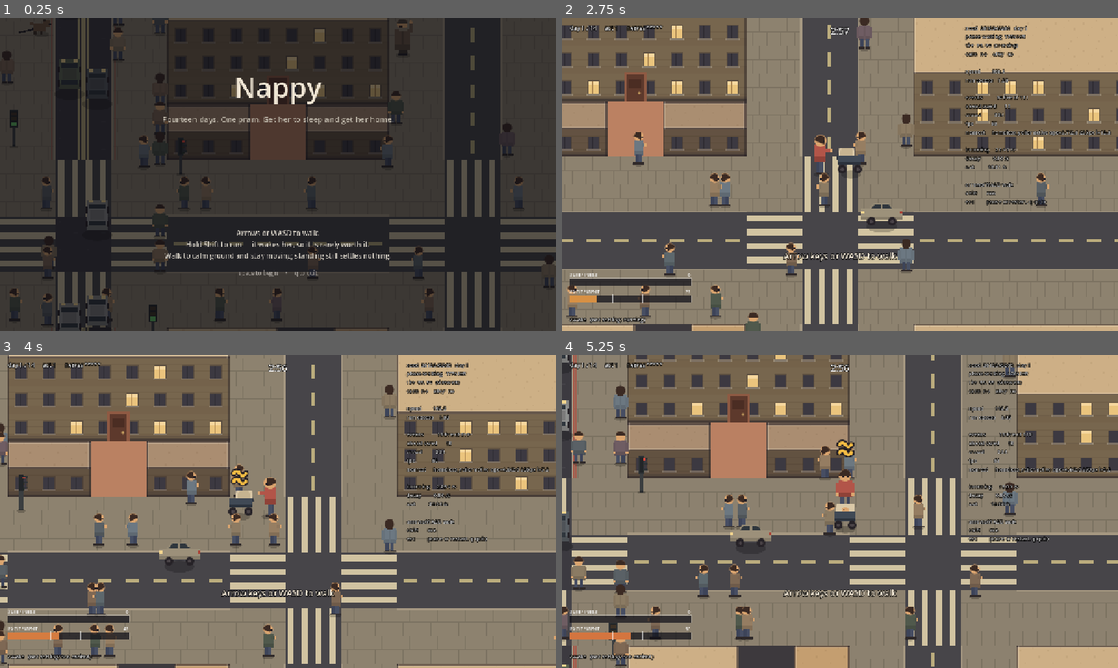
Above: before the commit, frames 1-4 (two rows, left to right).
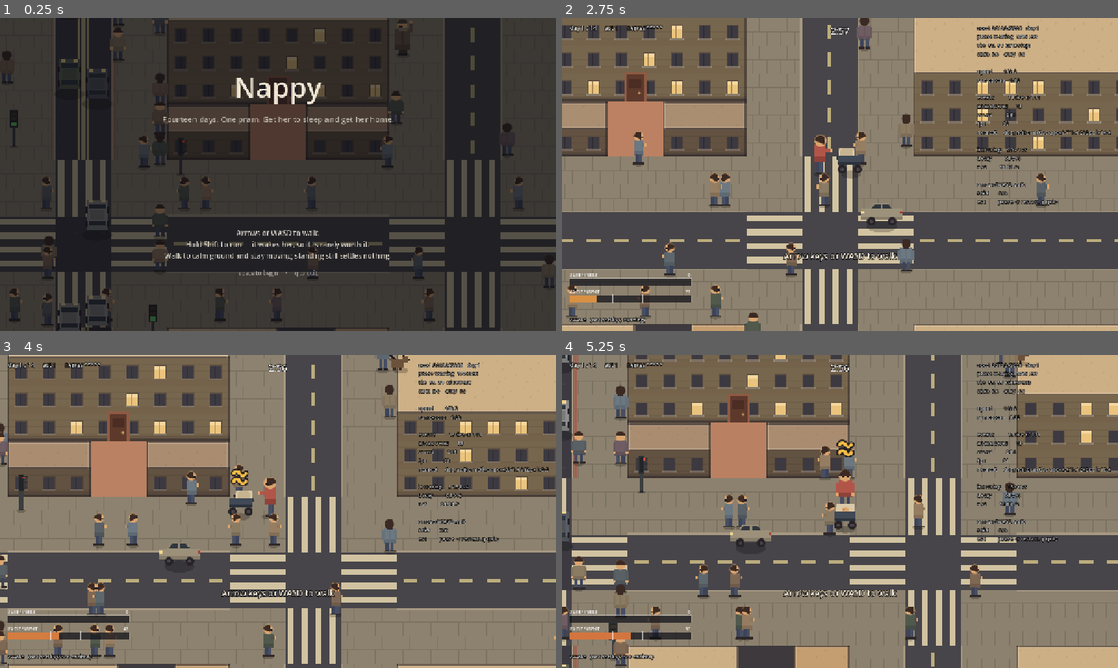
Above: after the commit, the same moments.

Repository: JosuaKrause/nappy
Game: Godot game, scene res://scenes/main.tscn
The game is run twice, just before and just after one commit, with the same random seed, the same clock (stepped at 60 frames per second) and the same inputs.
Inputs (mouse positions are in pixels of both pictures, inside the frame that each line leads up to):
- Up to frame 1 (0.25 s): no input
- Up to frame 2 (2.75 s): tap Enter (ui_accept) at 0.5, 0.77 s; move the mouse to (962, 158) at 0.52 s; hold Right (move_right) 0.53-1.25 s; hold Shift (run) 0.53-1.25 s; click (962, 158) at 0.67 s; drag from (728, 190) to (812, 237) at 1.27 s; move the mouse to (895, 105) at 2.02 s; hold Right (move_right) from 2.03 s (still down); hold Shift (run) from 2.03 s (still down)
- Up to frame 3 (4 s): release Right (move_right) at 2.75 s; release Shift (run) at 2.75 s; drag from (250, 574) to (111, 464) at 2.77 s; move the mouse to (444, 558) at 3.52 s; hold Left (move_left) from 3.53 s (still down); hold Shift (run) from 3.53 s (still down); tap R at 3.6 s; tap Enter (ui_accept) at 3.77 s
- Up to frame 4 (5.25 s): tap Escape (pause) at 4.15 s; release Left (move_left) at 4.25 s; release Shift (run) at 4.25 s; drag from (673, 464) to (756, 433) at 4.27 s; tap Enter (ui_accept) at 5 s; move the mouse to (867, 511) at 5.02 s; hold Down (move_down) from 5.03 s (still down); hold Shift (run) from 5.03 s (still down); click (867, 511) at 5.17 s

The runs differ from the first frame. In frame 1, less than 0.1% of the frame differs, in the area x 3-10%, y 0-6%; in frame 2, 2.0%; in frame 3, 2.3%, in the area x 67-99%, y 0-60%; in frame 4, 2.0%.

Commit message:
A closure is a wall now, and it is placed off the corridor
"A road block becomes guidance and is not a hindrance. It flips its role."
CLOSURE_ROUTE_BIAS aimed a closure *at* the streets the player would have
used, five to one, because a closure was an obstacle and an obstacle nobody
meets is scenery. Under the diversion design it prunes the ways that lead
nowhere she should go, so putting one across her route is the defect rather
than the point. CLOSURE_WALL_BIAS is the same number measured against the
opposite thing.

The tree is *excluded* rather than weighted against. A wall across the route
is not a worse wall, it is the opposite of one — and the exclusion is what
lets the rest of M50 be planned against a corridor that is still walkable
once the barriers are up. City.start_day grows it before the closures, and
RouteTree.for_day stopped taking the day's closures for the same reason: a
tree grown against them would be a tree grown against decisions taken by
consulting it.

Taken before the build_day half of step 2, which the TODO lists first. That
half threads the tree into the scheduler, and doing it while closures were
still biased onto the corridor would have left a commit in which friction is
aimed at a route a closure is aimed at cutting.

RouteTree.rim() is the unit both halves needed: the off-tree streets meeting
an on-tree one at a junction, which is the turning she can see from the
corridor. A wall further out is legal and bounds less; the far corner of the
map is the scenery the old bias existed to avoid.

The assertion the plan asked for is a test rather than an assert(): a failing
assert aborts a headless suite, which in this project prints nothing and
looks exactly like a hang. The planner writes a plan line and skips, and
test_routes.gd proves that branch dead by trying every off-corridor street of
every day on four seeds rather than the one or two a day reaches.

And the first version of that test grew its own tree *before* map.repaint(),
so it compared the planner against a corridor for yesterday's city: 26
failures that were all the test being wrong. A tree is a fact about a
repainted map and nothing in the type says so.

202922 checks green.

Co-Authored-By: Claude Opus 5 <noreply@anthropic.com>
Claude-Session: https://claude.ai/code/session_01AwbNffy8r23NtrP7ZaSkFS

Diff:
--- a/src/autoload/telemetry.gd
+++ b/src/autoload/telemetry.gd
@@ -224,7 +224,7 @@
 	if not _log or _log.path == "":
 		return
 	var path := "%s/%s-map-day%02d.png" % [DIRECTORY, _stem, day]
-	var drawn := tree if tree else RouteTree.for_day(map, day, closures)
+	var drawn := tree if tree else RouteTree.for_day(map, day)
 	if TelemetryMap.render(map, closures, drawn).save_png(path) != OK:
 		push_warning("telemetry: could not write %s" % path)
 
--- a/src/autoload/tuning.gd
+++ b/src/autoload/tuning.gd
@@ -460,14 +460,19 @@
 ## morning, not a city under siege.
 const CLOSURES_PER_ACT: Array[int] = [1, 2, 3, 4]
 
-## How much likelier a closure is to land on a street the player would actually have used
-## than on one they would not. A closure in the far corner of the map is not a decision, it
-## is scenery; this is what aims the mechanic at the route.
-const CLOSURE_ROUTE_BIAS := 5.0
-## How many blocks longer than the best route a street may be and still count as "on the
-## way". At 0 only the single shortest line counts, which aims every closure at the same few
-## streets; at 1 it is roughly the set of routes a player would consider.
-const CLOSURE_ROUTE_SLACK := 1
+## How much likelier a closure is to land on a turning off the day's corridor than on a street
+## somewhere else entirely. **A closure never lands on the corridor at all** — that is a rule in
+## `ClosurePlanner._shuffled_candidates` rather than a weight, because a wall across the route is
+## not a worse wall, it is the opposite of one.
+##
+## **It replaced `CLOSURE_ROUTE_BIAS`, which was the same number pointing the other way.** *(M50
+## step 2: "a road block becomes guidance and is not a hindrance. It flips its role.")* That one
+## aimed closures **at** the streets the player would have used, five to one, because a closure
+## was an obstacle and an obstacle nobody meets is scenery. A wall's job is to prune the ways that
+## lead nowhere she should go, and a wall nobody can see from the route prunes nothing — so the
+## number survived the inversion and what it is measured against did not. The far corner of the
+## map is still the thing it exists to avoid.
+const CLOSURE_WALL_BIAS := 5.0
 
 ## The day-level invariant, and the whole reason the planner is allowed to close anything:
 ## **at least this many calm areas are still reachable.** Two areas, because a choice of
--- a/src/city/city.gd
+++ b/src/city/city.gd
@@ -71,6 +71,11 @@
 var _act := 1
 ## Rebuilt every day from the block purposes; freed and replaced wholesale.
 var _props: Array[Node2D] = []
+## Today's corridor: the ways from the doorstep to the calm areas still worth reaching, grown
+## before anything is placed. Everything the day sites is sited against **this** tree — the
+## closures as walls off it, the events by role, the telemetry picture that says whether any of
+## it points anywhere — so it is grown once here rather than three times from the same seed.
+var _tree: RouteTree = null
 ## Today's closed streets, and the barriers and wreckage that say so. Also rebuilt daily.
 var _closures: Array[RoadClosure] = []
 var _closure_nodes: Array[Node] = []
@@ -313,13 +318,19 @@
 	for node in _closure_nodes:
 		node.queue_free()
 	_closure_nodes.clear()
-	_closures = ClosurePlanner.plan_day(map, day, rng)
+	# Before the closures, because they are placed off it. See `ClosurePlanner._shuffled_candidates`.
+	_tree = RouteTree.for_day(map, day)
+	_closures = ClosurePlanner.plan_day(map, day, rng, _tree)
 	map.close_streets(_closures)
 	for closure in _closures:
 		_spawn_closure(closure)
 
 func closures() -> Array[RoadClosure]:
 	return _closures
+
+## Today's corridor. Grown in `_close_streets`, so it is only meaningful after `start_day`.
+func route_tree() -> RouteTree:
+	return _tree
 
 func _spawn_closure(closure: RoadClosure) -> void:
 	for mouth in closure.mouth_centres(map):
--- a/src/main.gd
+++ b/src/main.gd
@@ -258,7 +258,7 @@
 	# And the same three lines as a picture. After them, because it is the same information and a
 	# reader who has the log open should meet the words first; per day, because the closures and
 	# what each block *is* both moved above. See `TelemetryMap`.
-	Telemetry.write_map(_city.map, GameState.day, _city.closures())
+	Telemetry.write_map(_city.map, GameState.day, _city.closures(), _city.route_tree())
 	if _observer:
 		_observer.start_day()
 
--- a/src/routes/closure_planner.gd
+++ b/src/routes/closure_planner.gd
@@ -21,6 +21,13 @@
 ## Edge-disjointness was standing in for winnability rather than being it — see
 ## `Tuning.MIN_CALM_AREAS_REACHABLE` — and under M50 a wall is placed off the day's tree, so what
 ## keeps the calm reachable is where a closure goes rather than how many ways round it there are.
+##
+## **Since M50 step 2 a closure is a `wall`, in the sense `docs/CITY.md` gives that word**, and the
+## practical difference is which streets it may land on: a closure is placed **off** the day's
+## corridor, preferentially on a turning off it. *"A road block becomes guidance and is not a
+## hindrance. It flips its role."* See `_shuffled_candidates`, which is where the flip lives, and
+## note what it does to the invariant above — a wall off the tree cannot cut the tree, so the check
+## below stopped being the thing that keeps a day winnable and became the second opinion on it.
 ##
 ## Everything here is deterministic from the day's RNG. A run is learnable or it is nothing.
 
@@ -37,7 +44,12 @@
 
 ## Plans a day's closures. `map` must already be repainted for the day, because which blocks
 ## are calm is the thing the invariant is stated over and a requisitioned park is not one.
-static func plan_day(map: CityMap, day: int, rng: RandomNumberGenerator) -> Array[RoadClosure]:
+##
+## `tree` is the day's corridor, and every closure is placed **off** it. The caller passes the one
+## it is going to plan the rest of the day against; when there is none to hand this grows the same
+## one, because `RouteTree.for_day` is a pure function of the city's seed and the day number.
+static func plan_day(map: CityMap, day: int, rng: RandomNumberGenerator,
+		tree: RouteTree = null) -> Array[RoadClosure]:
 	var chosen: Array[RoadClosure] = []
 	var wanted := Tuning.closures_for_day(day)
 	if wanted <= 0:
@@ -54,15 +66,22 @@
 	# here is the whole of what M21's holes cost the planner.
 	var closed := map.blocked_segments()
 	var kinds := RoadClosure.kinds_on(day)
-	for segment in _shuffled_candidates(map, home, areas, rng):
+	var corridor := tree if tree else RouteTree.for_day(map, day)
+	for segment in _shuffled_candidates(map, home, corridor, rng):
 		if chosen.size() >= wanted:
 			break
 		closed[segment.key()] = true
 		if _invariant_holds(home, areas, closed):
 			chosen.append(RoadClosure.new(_pick_kind(kinds, rng) as RoadClosure.Kind, segment))
 		else:
-			# Tried and rejected: this street is one of the ones holding the day up.
+			# **A wall off the tree should never fail this**, so a failure is not a near miss to be
+			# skipped quietly — it means the corridor and the wall disagree about where she is
+			# going, which is the one bug this milestone can have that nothing else would show.
+			# `tests/test_routes.gd` asserts it never happens over a run's worth of days; the note
+			# is what would say so in a real run.
 			closed.erase(segment.key())
+			Telemetry.note("plan", "day %d: closing %s off the corridor would have cut the calm"
+					% [day, TelemetryLog.tile(segment.a)])
 	return chosen
 
 ## The street the front door opens onto. Never closable — the home is a notch in a block with
@@ -126,23 +145,40 @@
 
 # ---------------------------------------------------------------- placement ---
 
-## Every closable street, in the order the day will try them — weighted so that the streets
-## the player would actually have used come up first.
-##
-## A closure in the far corner of a map is not a decision, it is scenery. The bias is what
-## makes the mechanic do its job: a street is *useful* if it lies on a shortest way from the
-## door to some calm ground, give or take a block, and a useful street is several times
-## likelier to be the one that is shut. The invariant is what stops that from being cruel.
+## Every street the day may shut, in the order it will try them.
+##
+## **This is the inversion, and it is the whole of M50 step 2 on this side.** *"A road block becomes
+## guidance and is not a hindrance. It flips its role."* Until now a closure was biased *onto* the
+## streets the player would have used — `CLOSURE_ROUTE_BIAS`, five to one — because a closure was
+## an obstacle and an obstacle nobody meets is scenery. Under the diversion design a closure is a
+## **wall**: it prunes the ways that lead nowhere she should go, so that the ways that remain are
+## obvious. Placing one across her route is now the defect rather than the point.
+##
+## So the tree is not weighted against, it is **excluded**. A wall that cuts the corridor is not a
+## worse wall, it is the opposite of one, and the guarantee that it cannot happen is what lets the
+## rest of the day be planned against a tree that is still walkable when the barriers go up.
+##
+## What is left splits in two, and the preference between them is `CLOSURE_WALL_BIAS`:
+##
+## - **The rim** — a turning off a street the routes run down. This is what a closure is *for*: it
+##   is read from the junction, where the wrong way is still a choice, which is the same reason
+##   `RoadClosure` seals both mouths rather than putting one sign half way down.
+## - **Everywhere else** — legal, and it is the far corner of the map that the old bias existed to
+##   avoid. Kept in the pool rather than refused, because a day that cannot find its quota of
+##   rim streets should still shut something.
 static func _shuffled_candidates(map: CityMap, home: StreetNetwork.Segment,
-		areas: Array[CalmArea], rng: RandomNumberGenerator) -> Array[StreetNetwork.Segment]:
-	var useful := _streets_on_a_route(map, home, areas)
+		tree: RouteTree, rng: RandomNumberGenerator) -> Array[StreetNetwork.Segment]:
+	var rim := {}
+	for key in tree.rim():
+		rim[key] = true
 	var pool: Array[StreetNetwork.Segment] = []
 	var weights: Array[float] = []
 	for segment in StreetNetwork.segments():
-		if segment.key() == home.key() or not map.has_street(segment.key()):
+		var key := segment.key()
+		if key == home.key() or not map.has_street(key) or tree.is_on_the_tree(key):
 			continue
 		pool.append(segment)
-		weights.append(Tuning.CLOSURE_ROUTE_BIAS if useful.has(segment.key()) else 1.0)
+		weights.append(Tuning.CLOSURE_WALL_BIAS if rim.has(key) else 1.0)
 
 	var order: Array[StreetNetwork.Segment] = []
 	while not pool.is_empty():
@@ -151,47 +187,6 @@
 		pool.remove_at(index)
 		weights.remove_at(index)
 	return order
-
-## The streets on a near-shortest way from the door to some calm ground, as a set of keys.
-##
-## `from_home[u] + 1 + to_calm[v]` is the length of the best route that goes through this
-## street; comparing it against the best route overall says whether the street is on the way
-## or a detour. The slack is what keeps it from being a single line of tiles: at slack 1
-## every street that costs one extra block still counts, which is roughly "the ways a player
-## would actually consider".
-static func _streets_on_a_route(map: CityMap, home: StreetNetwork.Segment,
-		areas: Array[CalmArea]) -> Dictionary:
-	var useful := {}
-	var absent := map.blocked_segments()
-	var from_home := StreetNetwork.junction_distances([home.a, home.b], absent)
-	for area in areas:
-		var doorsteps: Array[Vector2i] = []
-		for segment in area.access:
-			doorsteps.append(segment.a)
-			doorsteps.append(segment.b)
-		var to_calm := StreetNetwork.junction_distances(doorsteps, absent)
-		var best := INF
-		for junction in doorsteps:
-			var node := StreetNetwork.node_of(junction)
-			if from_home.has(node):
-				best = minf(best, float(from_home[node]))
-		if best == INF:
-			continue
-		for segment in StreetNetwork.segments():
-			if absent.has(segment.key()):
-				continue
-			var u := StreetNetwork.node_of(segment.a)
-			var v := StreetNetwork.node_of(segment.b)
-			var through := minf(_through(from_home, to_calm, u, v),
-					_through(from_home, to_calm, v, u))
-			if through <= best + Tuning.CLOSURE_ROUTE_SLACK:
-				useful[segment.key()] = true
-	return useful
-
-static func _through(from_home: Dictionary, to_calm: Dictionary, u: int, v: int) -> float:
-	if not from_home.has(u) or not to_calm.has(v):
-		return INF
-	return float(from_home[u]) + 1.0 + float(to_calm[v])
 
 static func _pick_weighted(weights: Array[float], rng: RandomNumberGenerator) -> int:
 	var total := 0.0
--- a/src/routes/route_tree.gd
+++ b/src/routes/route_tree.gd
@@ -148,14 +148,22 @@
 static func for_the_run(map: CityMap) -> RouteTree:
 	return for_day(map, REFERENCE_DAY)
 
-static func for_day(map: CityMap, day: int, closures: Array[RoadClosure] = []) -> RouteTree:
-	var closed := {}
-	for closure in closures:
-		closed[closure.segment.key()] = true
+## **It is grown on the permanent lattice, and today's closures are not in it.** *(M50 step 2.)*
+## That reads backwards until the order the day is planned in is in view: the corridor comes
+## **first**, and the closures are then placed off it — so a tree grown against today's barriers
+## would be a tree grown against decisions that were taken by consulting it. What makes it sound
+## rather than merely circular is the guarantee on the other side: `ClosurePlanner` excludes every
+## street on the tree, so a corridor grown this morning is still walkable this evening.
+##
+## It took a parameter for the day's closures until step 2 and nothing may pass one now. A tree
+## that included them would differ from the one the day was planned against — the random walk sees
+## a different graph, not merely a shorter one — and the picture would then be of a plan nobody
+## used.
+static func for_day(map: CityMap, day: int) -> RouteTree:
 	var rng := RandomNumberGenerator.new()
 	rng.seed = hash("routes:%d:%d" % [map.seed_used, day])
 	return grow(ClosurePlanner.home_street(map), ClosurePlanner.calm_areas(map),
-			map.blocked_segments(closed), rng)
+			map.blocked_segments(), rng)
 
 ## Grows the tree. `closed` is the merged set `CityMap.blocked_segments()` returns — the streets
 ## a calm zone absorbed as well as the ones shut this morning, because neither is there to be
@@ -440,6 +448,34 @@
 			found.append(key)
 	return found
 
+## The streets just outside the corridor: not on the tree, and meeting one that is at a junction.
+##
+## **This is where a wall goes**, and the adjacency is the whole content of it. *"Hard and lethal
+## blockers form the paths… the route is what is left between them"* — a wall bounds the corridor,
+## which means it has to be somewhere the corridor can see: the turning off the junction she is
+## standing at, not a lethal thing four streets away that nothing about the day points her toward.
+##
+## Asked of the links rather than of `StreetNetwork.at_junction`, so a street a calm zone absorbed
+## or a dead end took out of the lattice is not offered as a place to put anything. What is
+## deliberately **not** excluded here is the street outside the front door: it is a turning off the
+## first junction like any other, and both callers that must leave it alone already do — the
+## closure planner by name and the scheduler through `_the_street_she_starts_on`.
+func rim() -> Array[Vector3i]:
+	var found: Array[Vector3i] = []
+	var seen := {}
+	for key: Vector3i in _colours:
+		var segment := StreetNetwork.by_key(key)
+		if not segment:
+			continue
+		for junction in [segment.a, segment.b]:
+			for link: Array in _links[StreetNetwork.node_of(junction)]:
+				var beside := link[1] as Vector3i
+				if _colours.has(beside) or seen.has(beside):
+					continue
+				seen[beside] = true
+				found.append(beside)
+	return found
+
 func branch_for(area: Vector2i) -> Branch:
 	for branch in branches:
 		if branch.area == area:
--- a/tests/test_route_tree.gd
+++ b/tests/test_route_tree.gd
@@ -268,15 +268,18 @@
 	map.repaint(state)
 	var rng := RandomNumberGenerator.new()
 	rng.seed = hash("closures:%d:%d" % [map.seed_used, day])
-	planned.closures = ClosurePlanner.plan_day(map, day, rng)
+	# The tree first and the closures against it, which is the order `City.start_day` uses since M50
+	# step 2 and the reason `planned.blocked` below can still include the closures: a wall is placed
+	# off the corridor, so a corridor grown before the barriers went up is still walkable after.
+	planned.tree = RouteTree.for_day(map, day)
+	planned.again = RouteTree.for_day(map, day)
+	planned.closures = ClosurePlanner.plan_day(map, day, rng, planned.tree)
 	var closed := {}
 	for closure in planned.closures:
 		closed[closure.segment.key()] = true
 	planned.blocked = map.blocked_segments(closed)
 	planned.home = ClosurePlanner.home_street(map)
 	planned.areas = ClosurePlanner.calm_areas(map)
-	planned.tree = RouteTree.for_day(map, day, planned.closures)
-	planned.again = RouteTree.for_day(map, day, planned.closures)
 	return planned
 
 func _nodes_of(segment: StreetNetwork.Segment) -> Array[int]:
--- a/tests/test_routes.gd
+++ b/tests/test_routes.gd
@@ -35,7 +35,8 @@
 	_test_closure_counts_follow_the_act(t)
 	_test_a_closed_street_is_out_of_the_network(t)
 	_test_calm_ground_is_still_walkable_to(t)
-	_test_closures_land_on_streets_that_matter(t)
+	_test_closures_land_where_a_wall_belongs(t)
+	_test_a_wall_off_the_corridor_never_fails_the_invariant(t)
 
 # ------------------------------------------------------------------ lattice ---
 
@@ -317,27 +318,90 @@
 					% [map.seed_used, day])
 			map.closed_tiles.clear()
 
-## A closure in the far corner of the map is scenery, not a decision. The bias is what aims
-## the mechanic at the route, so it is worth asserting that it lands — as a proportion over
-## many days, because any single day may legitimately shut a street nobody wanted.
-func _test_closures_land_on_streets_that_matter(t) -> void:
-	var on_a_route := 0
+## A closure is a **wall**, so it is placed off the day's corridor and preferentially on a turning
+## off it. *(M50 step 2: "a road block becomes guidance and is not a hindrance. It flips its
+## role.")*
+##
+## Two assertions and they are deliberately of different strengths, because the two halves of the
+## rule are of different strengths. **Never on the corridor** is absolute — a wall across the route
+## is not a worse wall, it is the opposite of one — and it is what lets the rest of the day be
+## planned against a tree that is still walkable once the barriers are up. **On the rim** is a
+## preference, `CLOSURE_WALL_BIAS`, so it is asserted as a proportion over a run's worth of days.
+##
+## This test used to say the opposite in both halves — *"%d of %d closures landed on a street the
+## player would have used"* — and it passed for thirty-four milestones while doing so. It is worth
+## keeping that in view: the assertion was not wrong then and is not right now for any reason a
+## test could have found. The design changed, and a test that encodes a design has to be read as
+## one of the places the design is written down.
+func _test_closures_land_where_a_wall_belongs(t) -> void:
+	var on_the_rim := 0
 	var total := 0
 	for map in _maps:
-		var home := ClosurePlanner.home_street(map)
-		var areas := ClosurePlanner.calm_areas(map)
 		for day in range(1, Tuning.RUN_LENGTH_DAYS + 1):
-			var useful := _useful_streets(map, home, areas)
+			# Today's city before today's corridor: which blocks are calm is what the tree grows
+			# from, and a repaint moves them. Growing one against yesterday's paint is a tree the
+			# planner has never seen, which is what the first version of this test did.
+			var tree := _todays_tree(map, day)
+			var rim := {}
+			for key in tree.rim():
+				rim[key] = true
 			for closure in _plan(map, day):
 				total += 1
-				if useful.has(closure.segment.key()):
-					on_a_route += 1
+				t.check(not tree.is_on_the_tree(closure.segment.key()),
+						"seed %d day %d: the closure at %s is off the corridor"
+						% [map.seed_used, day, closure.segment.key()])
+				if rim.has(closure.segment.key()):
+					on_the_rim += 1
 	t.check(total > 0, "the planner shuts streets at all (%d over %d seeds)" % [total, SEEDS])
-	# The unweighted share would be whatever fraction of the lattice is on a route; the bias
-	# has to beat that clearly. Half is a floor with plenty of room, not a measurement.
-	t.check(float(on_a_route) / maxf(1.0, float(total)) > 0.5,
-			"%d of %d closures landed on a street the player would have used"
-			% [on_a_route, total])
+	# The rim is a minority of the off-tree lattice — measured at about a third of it — so an
+	# unweighted planner would land there about a third of the time. Half is a floor with room in
+	# it rather than a measurement, which is the same shape the old assertion had.
+	t.check(float(on_the_rim) / maxf(1.0, float(total)) > 0.5,
+			"%d of %d closures landed on a turning off the corridor" % [on_the_rim, total])
+
+## **A closure never cuts the corridor, so the day-level invariant should never have to refuse
+## one.** `ClosurePlanner` still checks each candidate and still skips a failure, because two
+## independent mechanisms is what M50 kept deliberately rather than trusting the placement alone —
+## but a skip means the wall and the tree disagree about where she is going, and that is a bug
+## rather than a near miss. This is the assertion the planner's telemetry note stands in for at
+## runtime: over a run's worth of days on every seed, every candidate the planner reaches is legal.
+##
+## Every off-corridor street is tried rather than only the handful a day happens to reach, which
+## is what makes the planner's `else` branch provably dead rather than merely unvisited. Four
+## seeds and not twelve: it is a max flow per candidate per day, and the property is about the
+## construction rather than about a layout.
+func _test_a_wall_off_the_corridor_never_fails_the_invariant(t) -> void:
+	for i in 4:
+		var map := _maps[i]
+		var home := ClosurePlanner.home_street(map)
+		for day in range(1, Tuning.RUN_LENGTH_DAYS + 1):
+			var tree := _todays_tree(map, day)
+			var areas := ClosurePlanner.calm_areas(map)
+			var closed := map.blocked_segments()
+			var refused := 0
+			for segment in StreetNetwork.segments():
+				var key := segment.key()
+				if key == home.key() or not map.has_street(key) or tree.is_on_the_tree(key):
+					continue
+				closed[key] = true
+				if not _enough_calm_is_reachable(home, areas, closed):
+					refused += 1
+				closed.erase(key)
+			t.check(refused == 0,
+					"seed %d day %d: %d off-corridor streets would have cut the calm"
+					% [map.seed_used, day, refused])
+
+## `ClosurePlanner._invariant_holds`, restated here rather than exposed from it: a test that asks
+## the code under test what the right answer is has not checked anything.
+func _enough_calm_is_reachable(home: StreetNetwork.Segment,
+		areas: Array[ClosurePlanner.CalmArea], closed: Dictionary) -> bool:
+	var reachable := 0
+	for area in areas:
+		if StreetNetwork.route_count(home, area.access, closed, 1) >= 1:
+			reachable += 1
+			if reachable >= Tuning.MIN_CALM_AREAS_REACHABLE:
+				return true
+	return false
 
 # ------------------------------------------------------------------ helpers ---
 
@@ -351,40 +415,15 @@
 	rng.seed = hash("closures:%d:%d" % [map.seed_used, day])
 	return ClosurePlanner.plan_day(map, day, rng)
 
+## Today's city, and then today's corridor grown on it — the order `City.start_day` uses.
+func _todays_tree(map: CityMap, day: int) -> RouteTree:
+	var state := CityState.new()
+	state.begin_day(map.block_plans, day)
+	map.repaint(state)
+	return RouteTree.for_day(map, day)
+
 func _closed_set(closures: Array[RoadClosure]) -> Dictionary:
 	var closed := {}
 	for closure in closures:
 		closed[closure.segment.key()] = true
 	return closed
-
-## The same "is this street on the way" question the planner asks, asked again here rather
-## than exposed from the planner: a test that calls the code under test to decide what the
-## right answer is has not checked anything.
-func _useful_streets(map: CityMap, home: StreetNetwork.Segment,
-		areas: Array[ClosurePlanner.CalmArea]) -> Dictionary:
-	var useful := {}
-	var absent := map.blocked_segments()
-	var from_home := StreetNetwork.junction_distances([home.a, home.b], absent)
-	for area in areas:
-		var doorsteps: Array[Vector2i] = []
-		for segment in area.access:
-			doorsteps.append(segment.a)
-			doorsteps.append(segment.b)
-		var to_calm := StreetNetwork.junction_distances(doorsteps, absent)
-		var best := INF
-		for junction in doorsteps:
-			var node := StreetNetwork.node_of(junction)
-			if from_home.has(node):
-				best = minf(best, float(from_home[node]))
-		for segment in StreetNetwork.segments():
-			if absent.has(segment.key()):
-				continue
-			var u := StreetNetwork.node_of(segment.a)
-			var v := StreetNetwork.node_of(segment.b)
-			for pair in [[u, v], [v, u]]:
-				if not from_home.has(pair[0]) or not to_calm.has(pair[1]):
-					continue
-				if float(from_home[pair[0]]) + 1.0 + float(to_calm[pair[1]]) \
-						<= best + Tuning.CLOSURE_ROUTE_SLACK:
-					useful[segment.key()] = true
-	return useful
Not shown, changed: docs/CITY.md
Not shown, changed: docs/TODO.md
